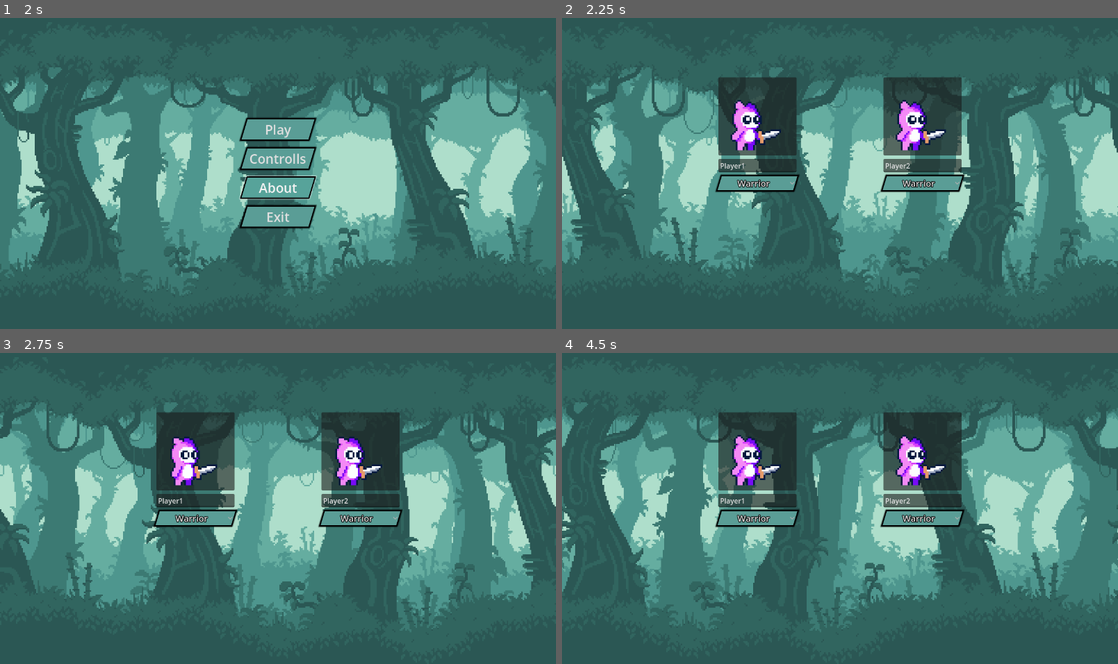
Above: before the commit, frames 1-4 (two rows, left to right).
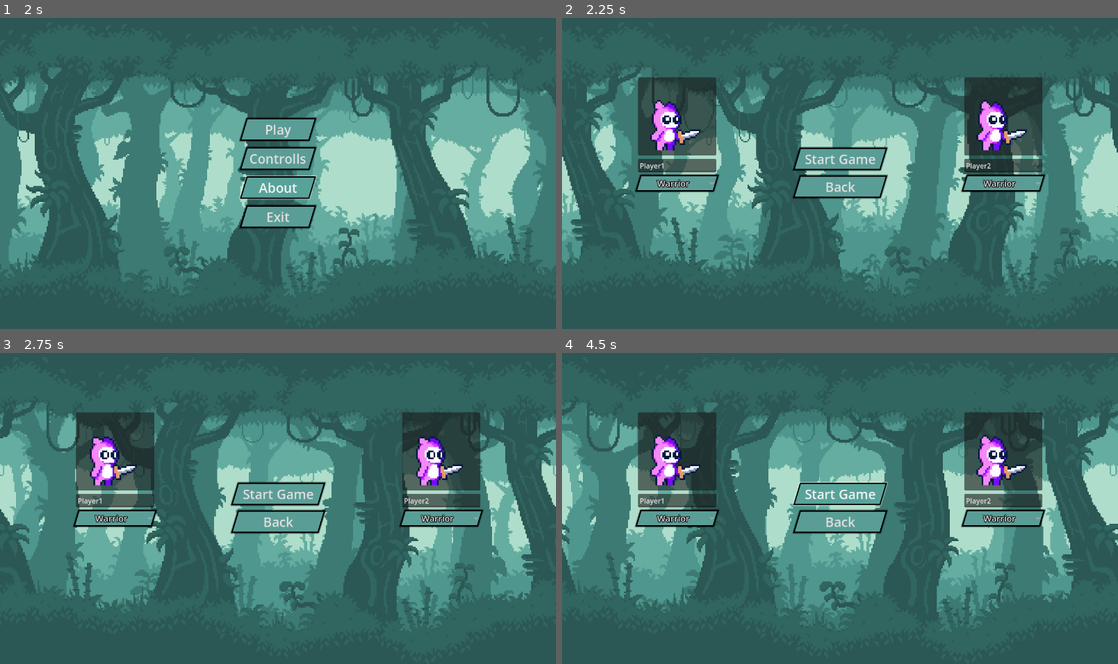
Above: after the commit, the same moments.

Repository: ParmarManthanrajsinh/Godot_4_game_Pookie_Fighters
Game: Godot game, scene res://scene/main_menu.tscn
Same seed, same stepped clock (60 frames per second), same inputs: the game is played once before the commit and once after it.
Inputs (mouse positions are in pixels of both pictures, inside the frame that each line leads up to):
- Up to frame 1 (2 s): click "Controlls" at 0.5 s; click "About" at 1.25 s
- Up to frame 2 (2.25 s): click "Play" at 2 s
- Up to frame 3 (2.75 s): no input
- Up to frame 4 (4.5 s): click (840, 520) at 2.75 s, where only the run after the commit has a clickable "Back"; click (840, 464) at 3.5 s, where only the run after the commit has a clickable "Play"; click (840, 492) at 4.25 s, where only the run after the commit has a clickable "Start Game"

Frame 1 is identical in both runs. In frame 2, 21% of the frame differs, in the area x 13-87%, y 18-59%; in frame 3, 21%; in frame 4, 50%, in the area x 0-100%, y 15-90%.

Commit message:
updated the player selection code

Diff:
--- a/Script/ParallaxBackground.gd
+++ b/Script/ParallaxBackground.gd
@@ -1,22 +1,21 @@
 extends ParallaxBackground
 
-
-# Called every frame. 'delta' is the elapsed time since the previous frame.
 func _process(delta) -> void:
-	scroll_offset.x -= delta * 50
+	scroll_offset.x -= delta * 50 #update the background of the scene
 
 
-func _on_play_pressed():
+func _on_play_pressed() -> void:
+	# change scene to player selection scene
 	get_tree().change_scene_to_file("res://scene/player_selection.tscn")
 
 
-func _on_controlls_pressed():
+func _on_controlls_pressed() -> void:
 	pass # Replace with function body.
 
 
-func _on_about_pressed():
+func _on_about_pressed() -> void:
 	pass # Replace with function body.
 
 
-func _on_exit_pressed():
-	get_tree().quit()
+func _on_exit_pressed() -> void:
+	get_tree().quit() # quit game
--- a/Script/Player_selection.gd
+++ b/Script/Player_selection.gd
@@ -4,7 +4,8 @@
 var speedster := preload("res://scene/speedster.tscn")
 var tank := preload("res://scene/tank.tscn")
 
-func _ready():
+func _ready() -> void:
+	# Initialize starting selected character
 	var warr1 = warrier.instantiate()
 	get_node("Player1/Panel").add_child(warr1)
 	warr1.play()
@@ -12,7 +13,14 @@
 	get_node("Player2/Panel").add_child(warr2)
 	warr2.play()
 
-func _on_player_1_type_item_selected(index):
+func _on_player_1_type_item_selected(index) -> void:
+
+	# Removing the previously selected character
+	for n in get_node("Player1/Panel").get_children():
+		get_node("Player1/Panel").remove_child(n)
+		n.queue_free()
+
+	# Adding the selected character
 	match index:
 		0:
 			var warr = warrier.instantiate()
@@ -28,7 +36,14 @@
 			ta.play()
 
 
-func _on_player_2_type_item_selected(index):
+func _on_player_2_type_item_selected(index) -> void:
+
+	# Removing the previously selected character
+	for n in get_node("Player2/Panel").get_children():
+		get_node("Player2/Panel").remove_child(n)
+		n.queue_free()
+
+	# Adding the selected character
 	match index:
 		0:
 			var warr = warrier.instantiate()
@@ -42,3 +57,7 @@
 			var ta = tank.instantiate()
 			get_node("Player2/Panel").add_child(ta)
 			ta.play()
+
+func _on_back_pressed() -> void:
+	# Send back to the main scene
+	get_tree().change_scene_to_file("res://scene/main_menu.tscn")
--- a/scene/player_selection.tscn
+++ b/scene/player_selection.tscn
@@ -73,7 +73,7 @@
 offset_bottom = 220.5
 grow_horizontal = 2
 grow_vertical = 2
-theme_override_constants/separation = 200
+theme_override_constants/separation = 185
 script = ExtResource("7_0pd38")
 
 [node name="Player1" type="BoxContainer" parent="HBoxContainer"]
@@ -106,6 +106,21 @@
 popup/item_1/id = 1
 popup/item_2/text = "Tank"
 popup/item_2/id = 2
+
+[node name="Start_Menu" type="VBoxContainer" parent="HBoxContainer"]
+layout_mode = 2
+theme_override_constants/separation = 16
+alignment = 1
+
+[node name="Start Game" type="Button" parent="HBoxContainer/Start_Menu"]
+layout_mode = 2
+theme = ExtResource("7_gcd44")
+text = "  Start Game  "
+
+[node name="Back" type="Button" parent="HBoxContainer/Start_Menu"]
+layout_mode = 2
+theme = ExtResource("7_gcd44")
+text = "Back"
 
 [node name="Player2" type="BoxContainer" parent="HBoxContainer"]
 layout_mode = 2
@@ -140,4 +155,5 @@
 popup/item_2/id = 2
 
 [connection signal="item_selected" from="HBoxContainer/Player1/Player1_type" to="HBoxContainer" method="_on_player_1_type_item_selected"]
+[connection signal="pressed" from="HBoxContainer/Start_Menu/Back" to="HBoxContainer" method="_on_back_pressed"]
 [connection signal="item_selected" from="HBoxContainer/Player2/Player2_type" to="HBoxContainer" method="_on_player_2_type_item_selected"]
